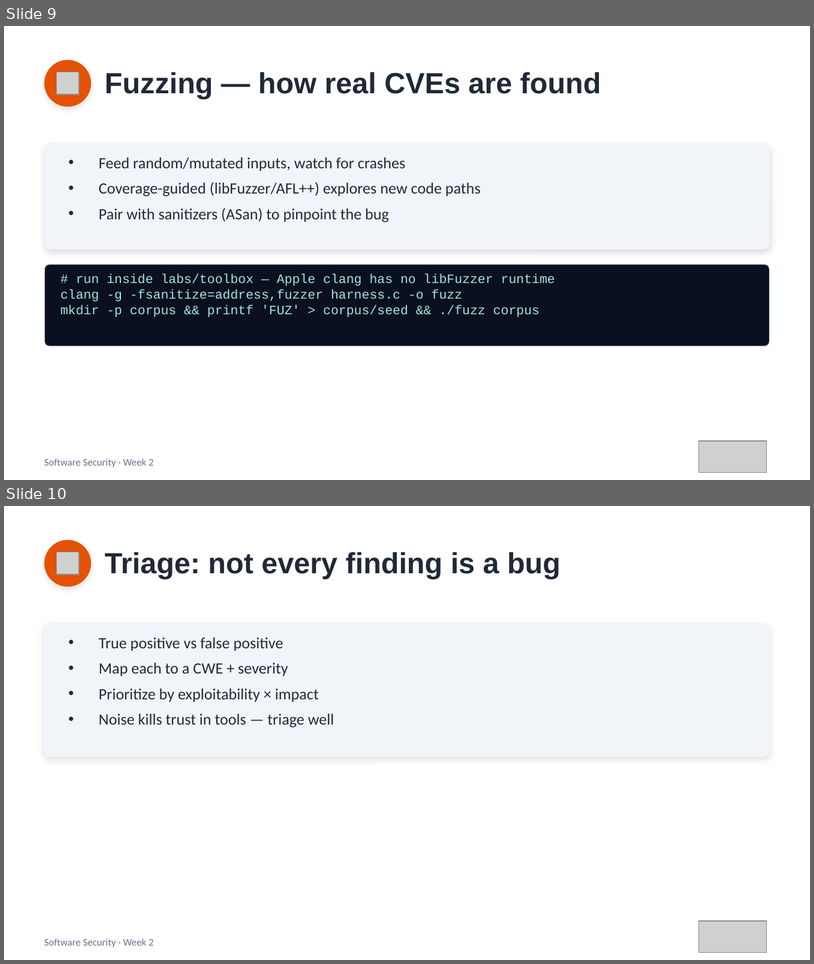
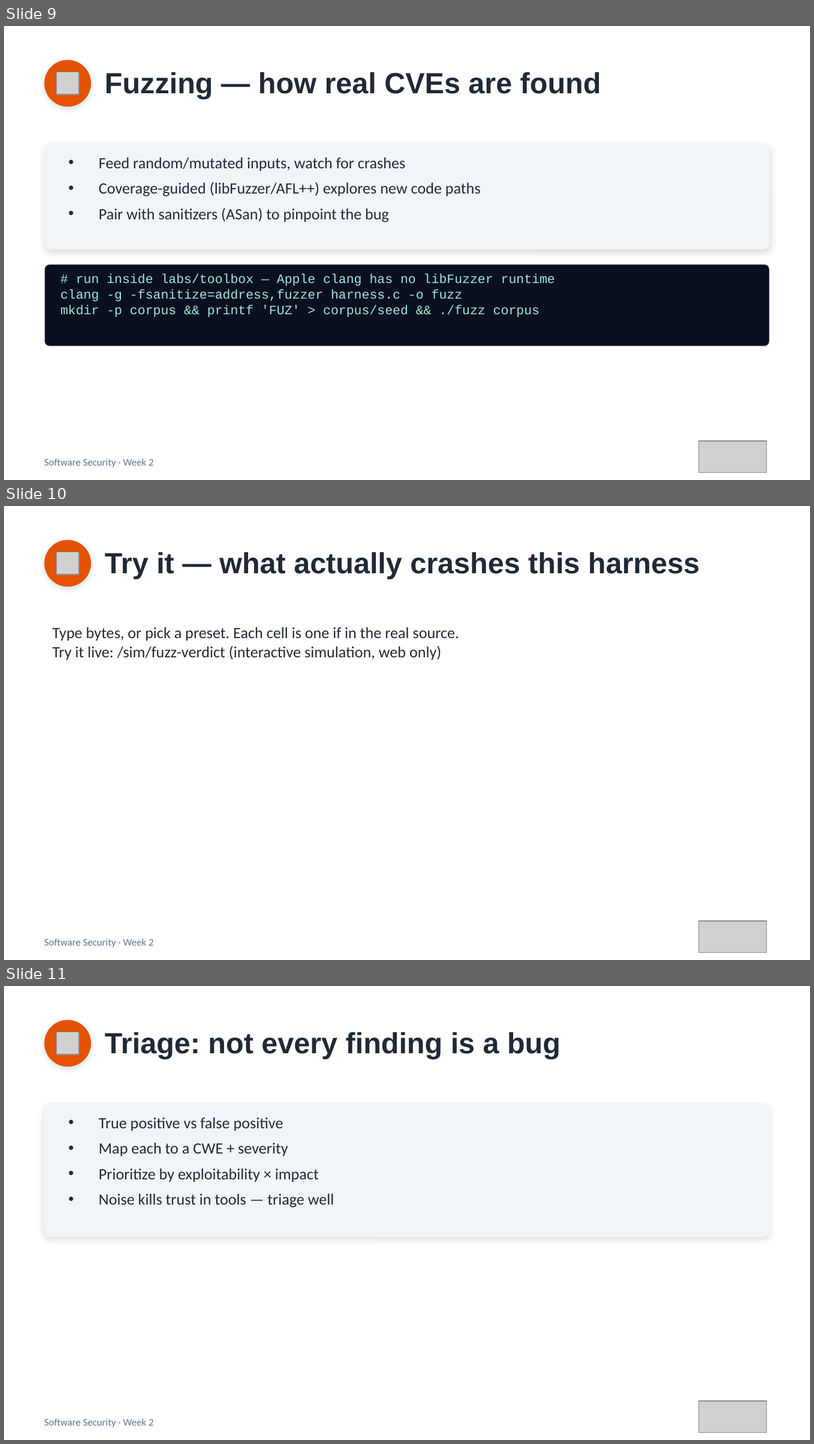
Before and after one commit to 6531503085Sutapat/software-security, a slide deck: slides/pptx/week02.pptx. Shown one above the other, each under a label of ours: slides 9 and 10 before the commit, slides 9, 10 and 11 after it. The pictures are 814x964 and 814x1444 pixels, drawn with LibreOffice and Linux fonts; fonts in the diff are those of the drawing; grey boxes stand for pictures. Boxes give left, top, right and bottom in pixels: in the first picture for what was removed or moved away, otherwise in the second. Text is boxed around its words. In the diff, an @@ line names an element or a change of style, - is before the commit and + after.

```diff
--- a/slides/pptx/week02.pptx
+++ b/slides/pptx/week02.pptx
@@ slide 10 added at (4,506,810,960), background #FFFFFF @@
@@ ellipse added at (44,540,91,586), fill #E35205 @@
@@ picture added at (56,552,79,574) @@
@@ text added at (105,552,700,579), 26 pt, text #1F2937, bold @@
+Try it — what actually crashes this harness
@@ text added at (53,627,459,660), 14 pt, text #1F2937 @@
+Type bytes, or pick a preset. Each cell is one if in the real source.
+Try it live: /sim/fuzz-verdict (interactive simulation, web only)
@@ picture added at (699,921,767,952) @@
@@ text added at (44,938,154,947), 9 pt, text #64748B @@
+Software Security · Week 2
@@ what was slide 10 is now slide 11 @@
```
Also in this commit, not shown: 2 other slides added, 1 slide removed, 7 other files.
